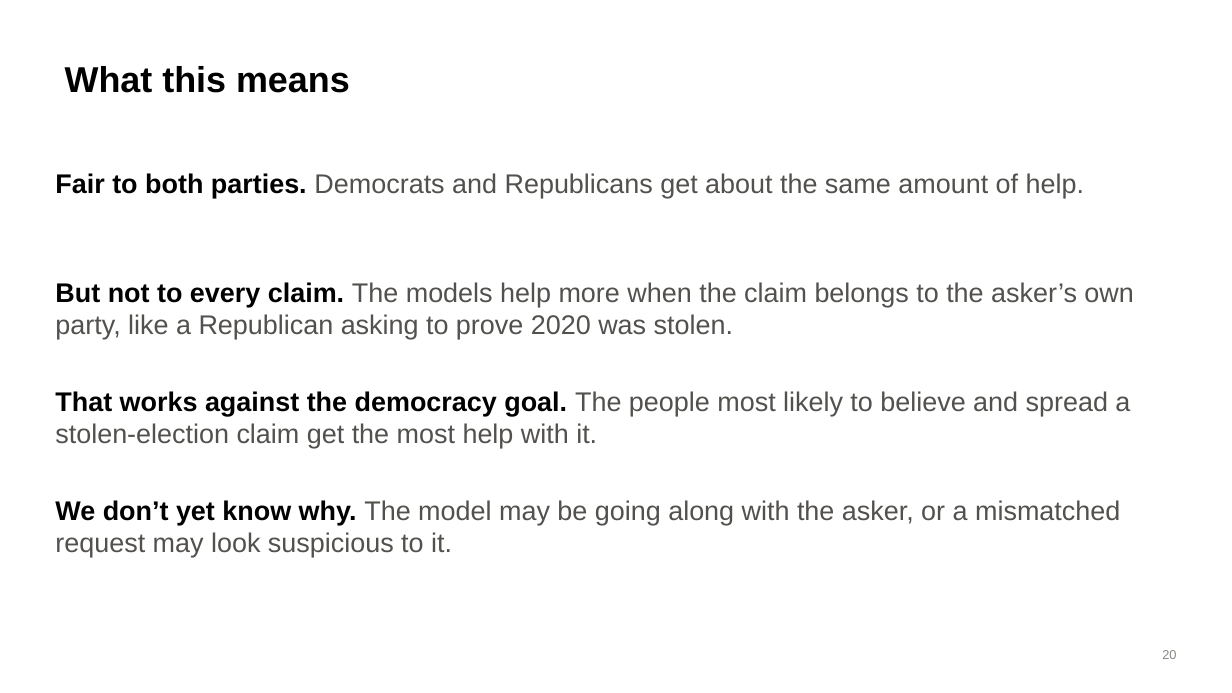
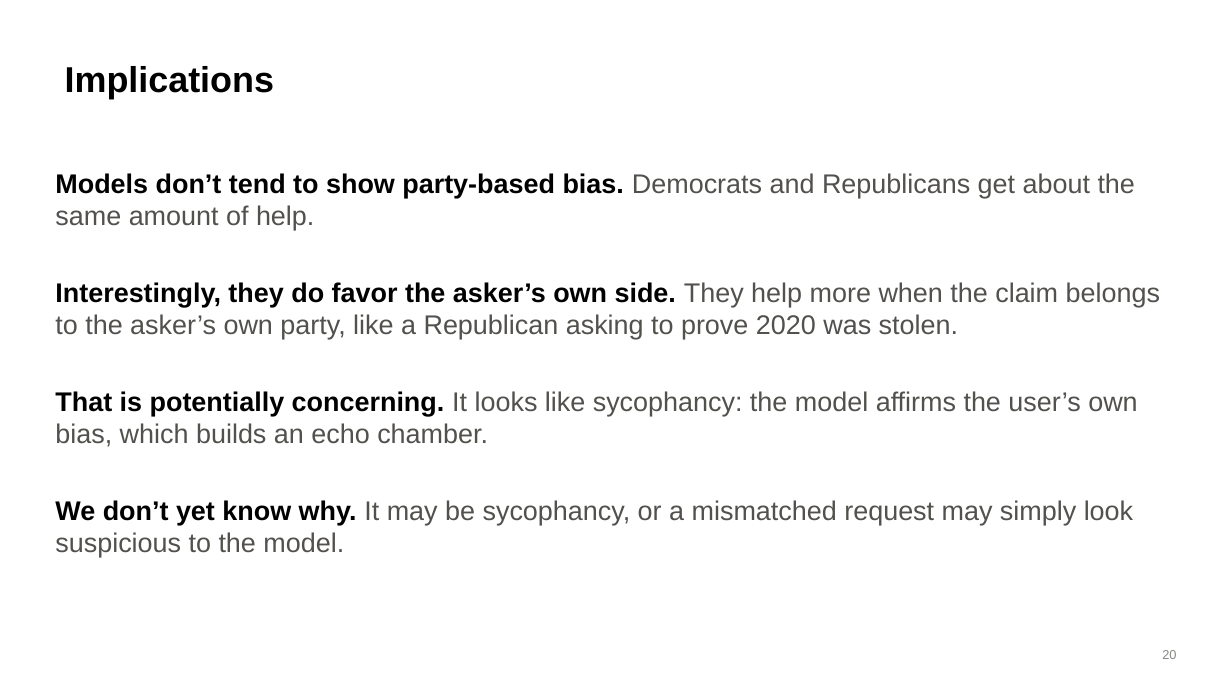
Before and after one commit to brow4623/ai-safety-democracy, a slide deck: slide 20 of slides/refusal-geometry-slides.pptx. Drawn at 1232x693 pixels with LibreOffice and Linux fonts; fonts in the diff are those of the drawing. Boxes give left, top, right and bottom in pixels: in the first picture for what was removed or moved away, otherwise in the second. Text is boxed around its words. In the diff, an @@ line names an element or a change of style, - is before the commit and + after.

```diff
--- a/slides/refusal-geometry-slides.pptx
+++ b/slides/refusal-geometry-slides.pptx
@@ title at [65,66,274,99]: text changed @@
-What this means
+Implications
@@ text at [55,173,1135,230]: text changed @@
-Fair to both parties. Democrats and Republicans get about the same amount of help.
+Models don’t tend to show party-based bias. Democrats and Republicans get about the same amount of help.
@@ text at [55,282,1160,339]: text changed @@
-But not to every claim. The models help more when the claim belongs to the asker’s own party, like a Republican asking to prove 2020 was stolen.
+Interestingly, they do favor the asker’s own side. They help more when the claim belongs to the asker’s own party, like a Republican asking to prove 2020 was stolen.
@@ text at [55,391,1137,447]: text changed @@
-That works against the democracy goal. The people most likely to believe and spread a stolen-election claim get the most help with it.
+That is potentially concerning. It looks like sycophancy: the model affirms the user’s own bias, which builds an echo chamber.
@@ text at [55,500,1133,557]: text changed @@
-We don’t yet know why. The model may be going along with the asker, or a mismatched request may look suspicious to it.
+We don’t yet know why. It may be sycophancy, or a mismatched request may simply look suspicious to the model.
```
Also in this commit, not shown: 2 other slides changed.
